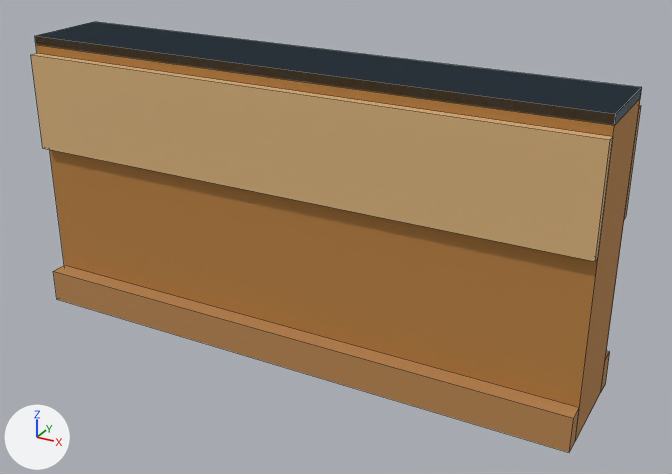
The Blender file assets/managed-models/library-interior/partition/partition.blend as it was, and as the next commit left it.
One viewpoint serves both versions: a 50 mm camera at (0.741, -1.246, 0.83) aimed at (0.052, 0.006, 0.205). The lights are fixed; the arrows at lower left show +X, +Y and +Z. The picture after the commit comes second. Mesh edges are drawn as thin lines.

Script lines for the objects in view, before the commit:
```python
me_partition = bpy.data.meshes.new('partition')
me_partition.from_pydata(...)  # 48 vertices, 36 faces; spans x -0.5..0.5, y -0.105..0.105, z 0.0..0.5
me_partition.materials.append(mat_m_partition)
# before: 4 (-0.5, -0.075, 0.5) at pixel (34, 35), 5 (0.5, -0.075, 0.5) at pixel (615, 113), 6 (0.5, 0.075, 0.5) at pixel (641, 87), 7 (-0.5, 0.075, 0.5) at pixel (94, 21)
ob_partition = bpy.data.objects.new('partition', me_partition)
ob_partition.location = (0.0, 0.0, 0.0)
```
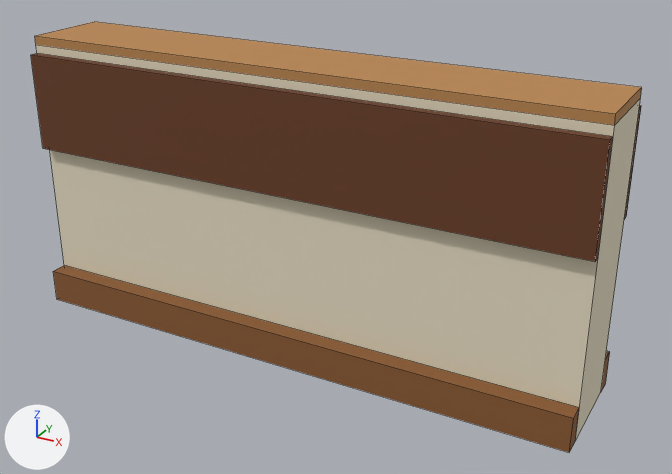
Where the change shows, as pixel boxes (x1, y1, x2, y2) in the pictures (672 x 474 px; the box of a moved part takes in the faces that stretch with it):
'partition', reshaped, surface changed: (31, 22, 642, 453) in both
part 1 of me_partition, moved or reshaped: before (35, 36, 642, 441); after (36, 45, 640, 441)
part 2 of me_partition, surface changed: (31, 22, 642, 453) in both

Edits to the bpy script that builds the scene:
```text
Change me_partition:
    where me_partition.from_pydata(...)  # 48 vertices, 36 faces; spans x -0.5..0.5, y -0.105..0.105, z 0.0..0.5
    used by ob_partition; location = (0.0, 0.0, 0.0)
    me_partition part 1
    add for i in [*range(4, 8)]: me_partition.vertices[i].co += Vector((0.0, 0.0, -0.015))
    me_partition part 2: texture (UV) coordinates of 36 of 36 faces, centred in x -0.5..0.5, y -0.105..0.105, z 0.0..0.5, changed; they spanned u 0.31..0.94, v 0.12..0.62 and now span u 0.06..0.81, v 0.12..0.62
```
